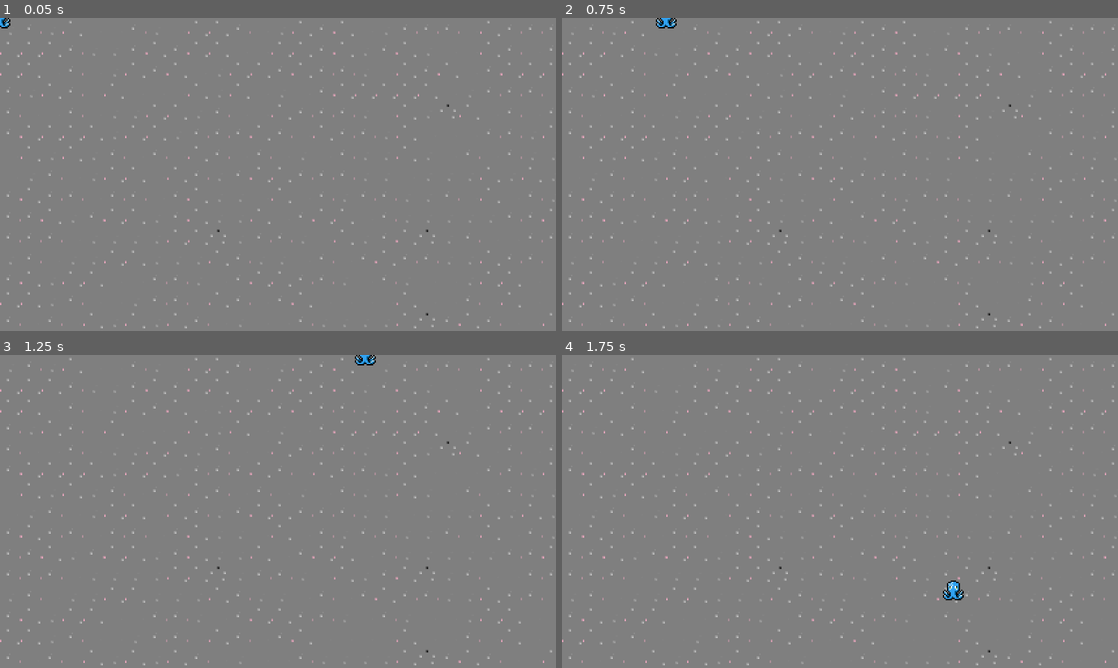
Above: before the commit, frames 1-4 (two rows, left to right).
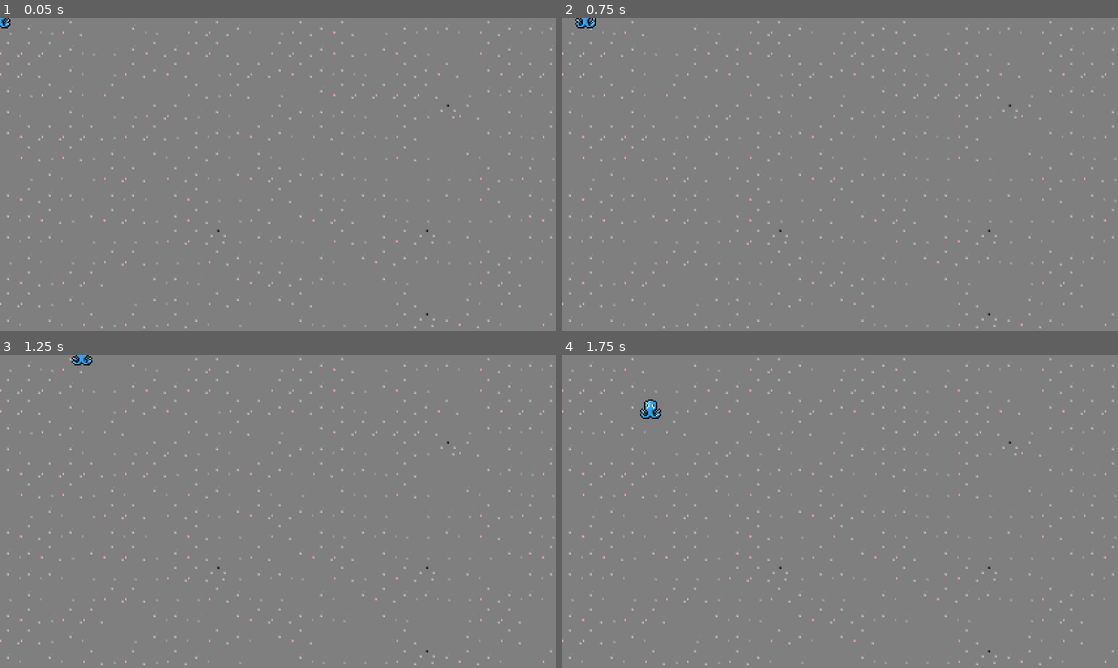
Above: after the commit, the same moments.

Repository: LD-Summoning/Game
Game: Godot game, scene res://scenes/main_scene.tscn
Same seed, same stepped clock (60 frames per second), same inputs: the game is played once before the commit and once after it.
Inputs:
- Up to frame 1 (0.05 s): no input
- Up to frame 2 (0.75 s): tap Enter at 0.5 s; hold Right (right) from 0.53 s (still down)
- Up to frame 3 (1.25 s): keep holding Right (right)
- Up to frame 4 (1.75 s): release Right (right) at 1.28 s; hold S (down) from 1.28 s (still down)

Frame 1 is identical in both runs. In frame 2, 0.2% of the frame differs, in the area x 2-21%, y 0-4%; in frame 3, 0.2%; in frame 4, 0.4%, in the area x 14-73%, y 14-79%.

Commit message:
added idle animation and health

Diff:
--- a/scenes/player.gd
+++ b/scenes/player.gd
@@ -1,6 +1,8 @@
 extends CharacterBody2D
 
-@export var speed = 400
+@export var speed = 90
+@export var health = 100
+@onready var _idle = $AnimatedSprite2D
 
 func get_input():
 	var input_direction = Input.get_vector("left", "right", "up", "down")
@@ -17,4 +19,4 @@
 
 # Called every frame. 'delta' is the elapsed time since the previous frame.
 func _process(delta):
-	pass
+	_idle.play()
Not shown: 1 places in scenes/main_scene.tscn that only renumber resources
